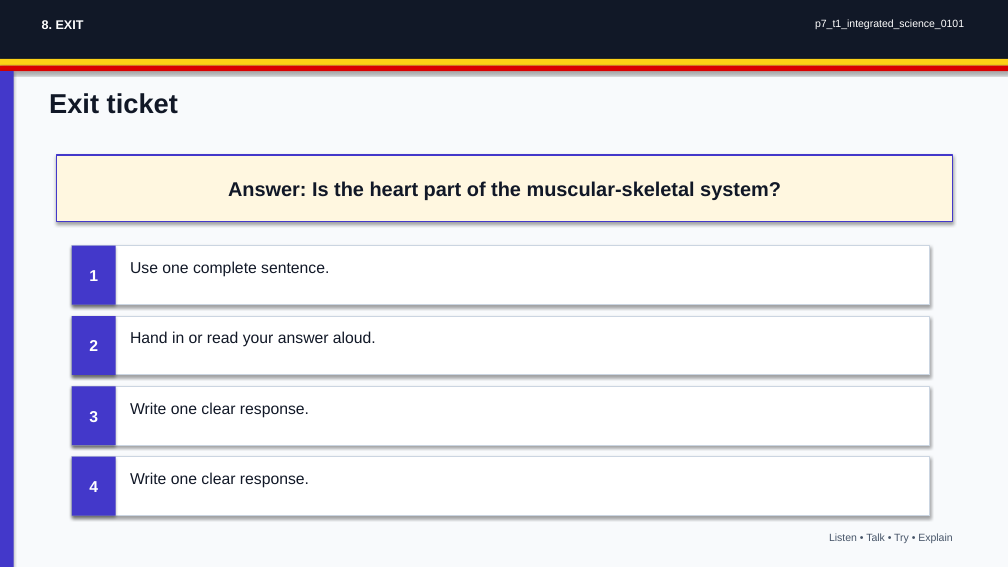
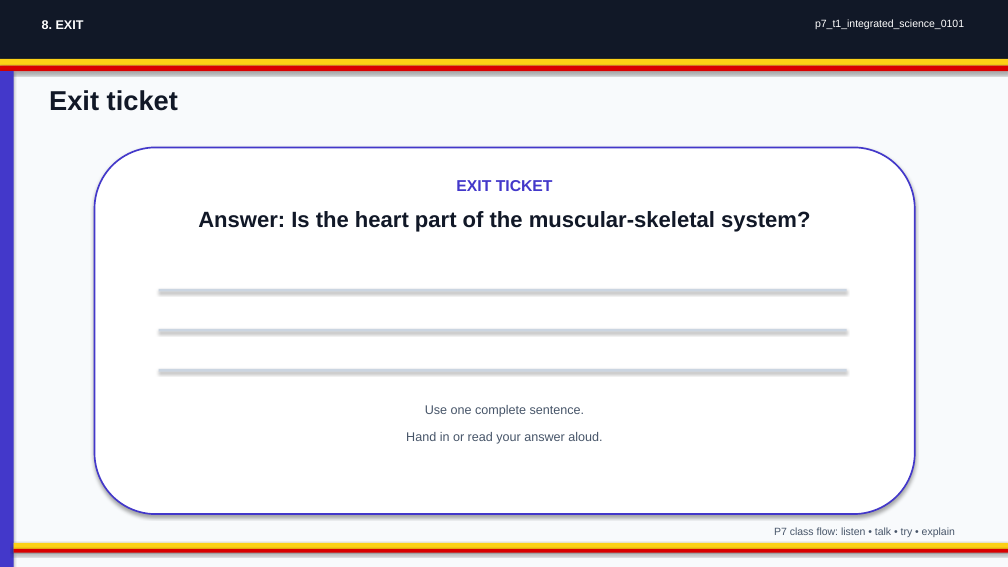
Before and after one commit to yousunjung84-edu/uganda-p7-mvp-20260629, a slide deck: slide 8 of uganda-p7-mvp/p7_t1_integrated_science_0101/p7_t1_integrated_science_0101.pptx. Drawn at 1008x567 pixels with LibreOffice and Linux fonts; fonts in the diff are those of the drawing. Boxes give left, top, right and bottom in pixels: in the first picture for what was removed or moved away, otherwise in the second. Text is boxed around its words. In the diff, an @@ line names an element or a change of style, - is before the commit and + after.

Commit message:
Publish upgraded classroom decks

```diff
--- a/uganda-p7-mvp/p7_t1_integrated_science_0101/p7_t1_integrated_science_0101.pptx
+++ b/uganda-p7-mvp/p7_t1_integrated_science_0101/p7_t1_integrated_science_0101.pptx
@@ rounded rectangle added at (x1=95, y1=147, x2=915, y2=514), fill #FFFFFF, outline #4338CA 1.6 pt, 15 pt, text #4338CA, bold @@
+EXIT TICKET
@@ text "Answer: Is the heart part ..." moved from (x1=57, y1=155, x2=953, y2=222) to (x1=198, y1=211, x2=810, y2=232) @@
@@ text "Answer: Is the heart part ..." at (x1=198, y1=211, x2=810, y2=232): size 19 to 21 pt; vertical alignment middle to top; fill #FFF7E0 to none; outline #4338CA 1.4 pt to none; shadow off @@
@@ rectangle removed at (x1=72, y1=246, x2=116, y2=305) @@
-1
@@ rectangle resized from (x1=72, y1=246, x2=930, y2=305) to (x1=159, y1=289, x2=847, y2=292) @@
@@ rectangle removed at (x1=72, y1=316, x2=116, y2=375) @@
-2
@@ rectangle resized from (x1=72, y1=316, x2=930, y2=375) to (x1=159, y1=329, x2=847, y2=332) @@
@@ rectangle removed at (x1=72, y1=386, x2=116, y2=445) @@
-3
@@ fill #FFFFFF to #CBD5E1; outline #CBD5E1 0.9 pt to none in 3 elements at (x1=159, y1=289, x2=847, y2=292), (x1=159, y1=329, x2=847, y2=332), (x1=159, y1=369, x2=847, y2=372) @@
@@ rectangle resized from (x1=72, y1=386, x2=930, y2=445) to (x1=159, y1=369, x2=847, y2=372) @@
@@ text removed at (x1=130, y1=402, x2=309, y2=418) @@
-Write one clear response.
@@ text "Use one complete sentence." at (x1=425, y1=405, x2=585, y2=417): size 15 to 12 pt, text colour #111827 to #475569; alignment left to centre @@
@@ text "Use one complete sentence." moved from (x1=130, y1=261, x2=329, y2=277) to (x1=425, y1=405, x2=585, y2=417) @@
@@ text "Hand in or read your ..." moved from (x1=130, y1=331, x2=376, y2=347) to (x1=406, y1=432, x2=602, y2=444) @@
@@ text "Hand in or read your ..." at (x1=406, y1=432, x2=602, y2=444): size 15 to 12 pt, text colour #111827 to #475569; alignment left to centre @@
@@ rectangle removed at (x1=72, y1=457, x2=116, y2=516) @@
-4
@@ text removed at (x1=130, y1=472, x2=309, y2=488) @@
-Write one clear response.
@@ text at (x1=774, y1=527, x2=955, y2=537): text changed @@
-Listen • Talk • Try • Explain
+P7 class flow: listen • talk • try • explain
@@ rectangle resized from (x1=72, y1=457, x2=930, y2=516) to (x1=14, y1=543, x2=1008, y2=549) @@
@@ rectangle at (x1=14, y1=543, x2=1008, y2=549): fill #FFFFFF to #FCD116; outline #CBD5E1 0.9 pt to none @@
@@ rectangle added at (x1=14, y1=549, x2=1008, y2=553), fill #D90000 @@
```
Also in this commit, not shown: 7 other slides changed, 34 other files.
